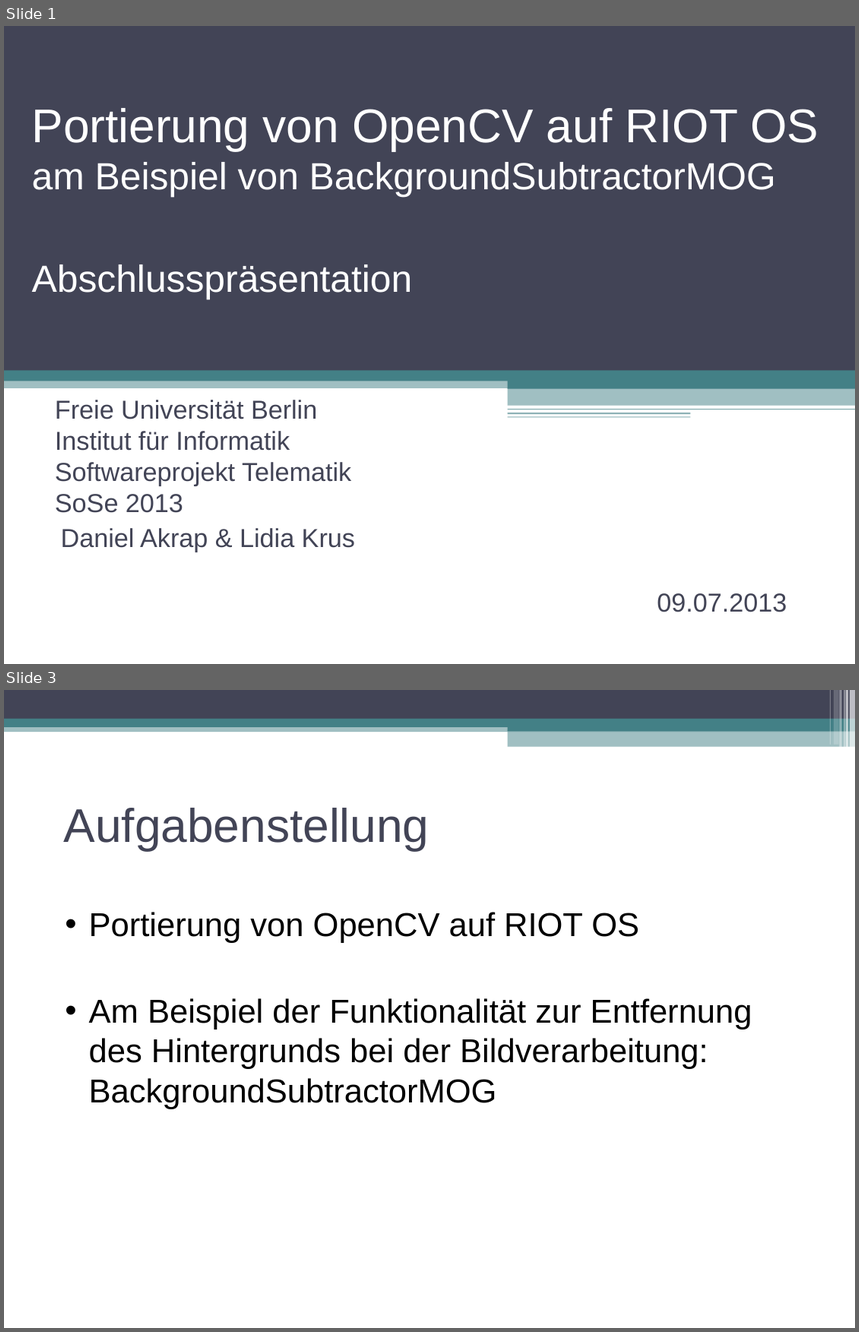
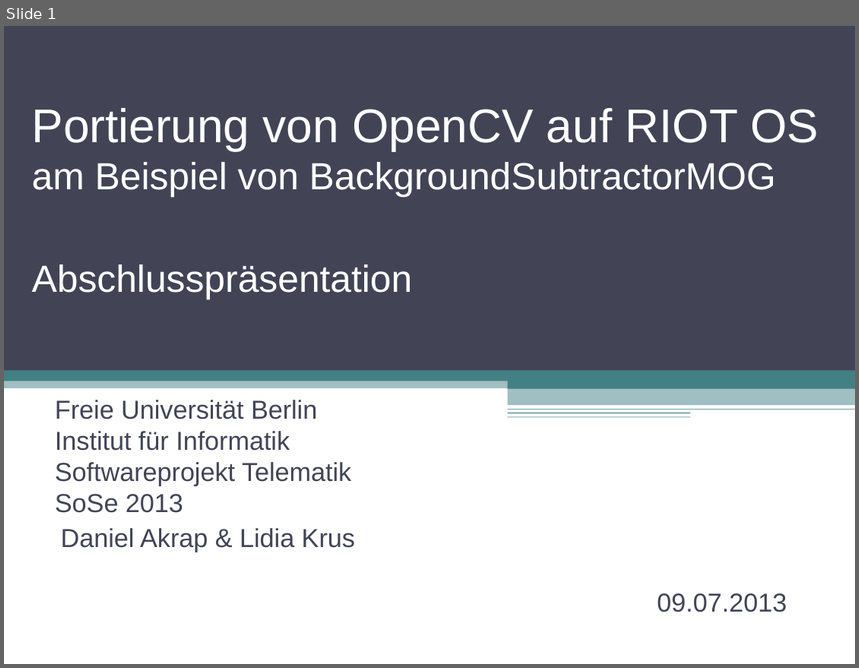
Before and after one commit to swp2013riot/riot-opencv-port, a slide deck: doc/final_presentation.odp. Shown one above the other, each under a label of ours: slides 1 and 3 before the commit, slide 1 after it; the slides between them are not shown. The pictures are 859x1332 and 859x668 pixels, drawn with LibreOffice and Linux fonts; fonts in the diff are those of the drawing. Boxes give left, top, right and bottom in pixels: in the first picture for what was removed or moved away, otherwise in the second. Text is boxed around its words. In the diff, an @@ line names an element or a change of style, - is before the commit and + after.

```diff
--- a/doc/final_presentation.odp
+++ b/doc/final_presentation.odp
@@ slide 3 removed at (4,690,855,1328), background #FFFFFF @@
@@ rectangle removed at (4,690,855,719) @@
@@ rectangle removed at (829,690,831,745) @@
@@ rectangle removed at (834,690,839,745) @@
@@ rectangle removed at (840,690,842,748) @@
@@ rectangle removed at (844,690,845,748) @@
@@ rectangle removed at (846,690,848,748) @@
@@ rectangle removed at (850,690,855,748) @@
@@ rectangle removed at (4,724,855,732) @@
@@ rectangle removed at (4,719,855,727) @@
@@ rectangle removed at (508,723,855,731) @@
@@ rectangle removed at (508,730,855,747) @@
@@ title removed at (64,808,430,850) @@
-Aufgabenstellung
@@ text removed at (89,912,753,1110) @@
-• Portierung von OpenCV auf RIOT OS
-• Am Beispiel der Funktionalität zur Entfernung des Hintergrunds bei der Bildverarbeitung: BackgroundSubtractorMOG
```
Also in this commit, not shown: 5 slides changed, 5 slides added, 2 other slides removed.
